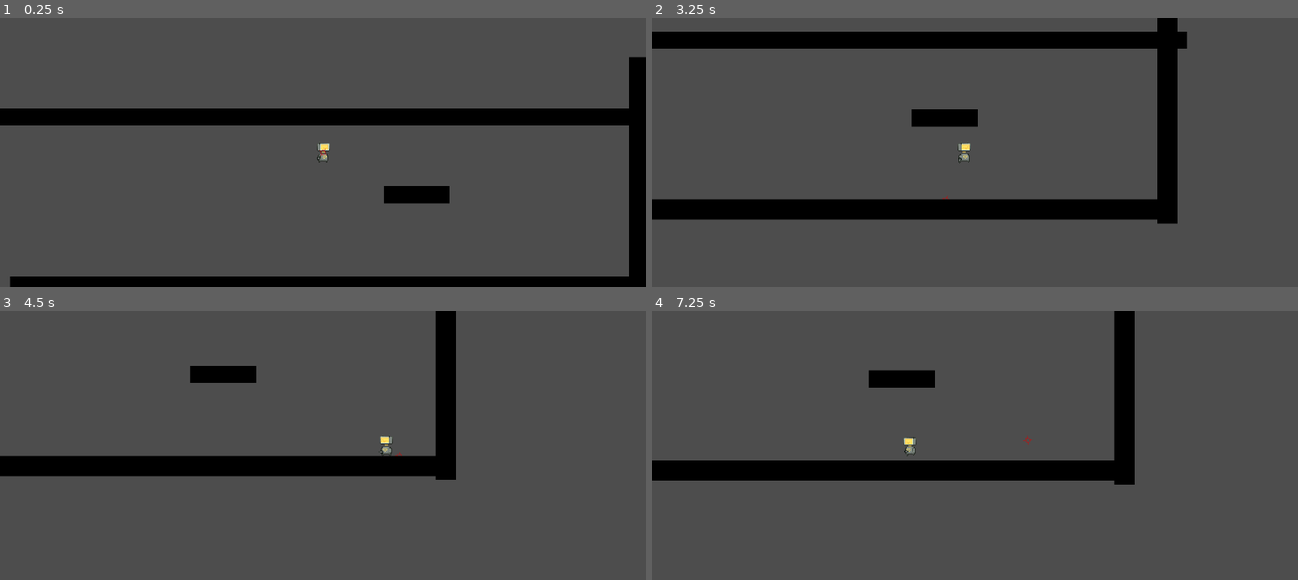
Above: before the commit, frames 1-4 (two rows, left to right).
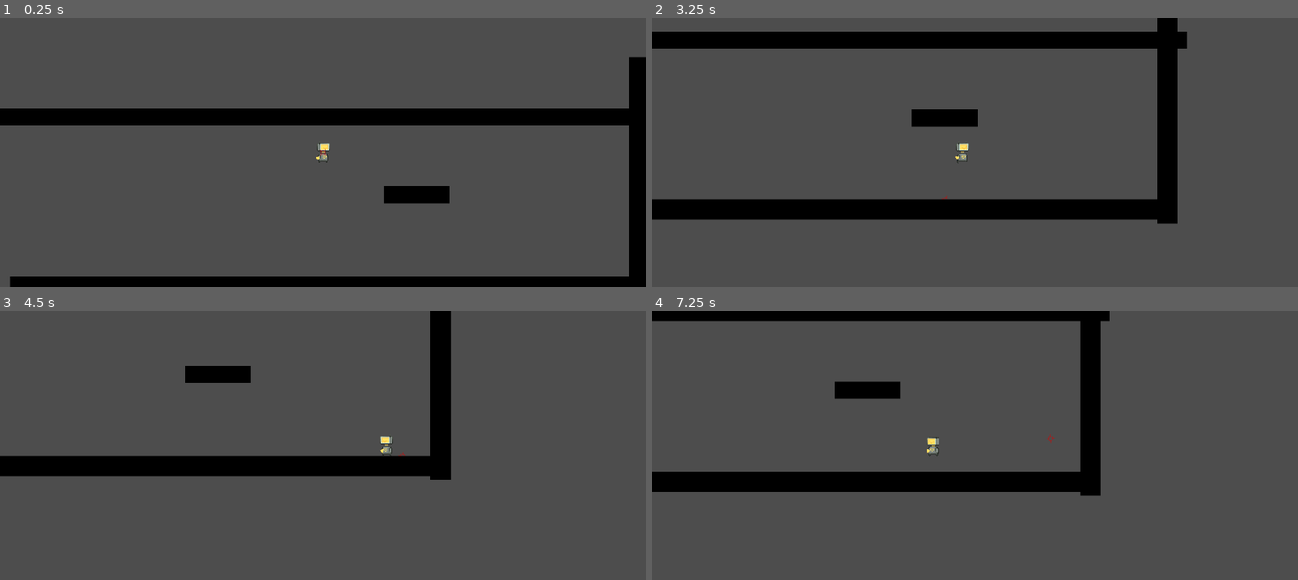
Above: after the commit, the same moments.

Repository: BenjaminWootten/speedjam-4
Game: Godot game, scene res://test_level.tscn
The game is run twice, just before and just after one commit, with the same random seed, the same clock (stepped at 60 frames per second) and the same inputs.
Inputs (mouse positions are in pixels of both pictures, inside the frame that each line leads up to):
- Up to frame 1 (0.25 s): no input
- Up to frame 2 (3.25 s): move the mouse to (1117, 139) at 0.52 s; hold D (right) 0.53-2.03 s; click (1117, 139) at 0.6 s; tap W (up) at 0.77, 1.52, 3.02 s; move the mouse to (845, 165) at 1.27 s; click (845, 165) at 1.35 s; move the mouse to (1039, 93) at 2.02 s; hold A (left) 2.03-2.78 s; click (1039, 93) at 2.1 s; move the mouse to (942, 206) at 2.77 s; hold D (right) from 2.78 s (still down); click (942, 206) at 2.85 s
- Up to frame 3 (4.5 s): move the mouse to (516, 485) at 3.52 s; click (516, 485) at 3.6 s; tap W (up) at 3.77 s; move the mouse to (129, 405) at 4.27 s; release D (right) at 4.28 s; hold A (left) from 4.28 s (still down); click (129, 405) at 4.35 s
- Up to frame 4 (7.25 s): tap W (up) at 4.52, 6.02, 6.77 s; move the mouse to (1007, 445) at 5.02 s; release A (left) at 5.03 s; hold D (right) 5.03-5.78 s; click (1007, 445) at 5.1 s; move the mouse to (878, 378) at 5.77 s; hold A (left) from 5.78 s (still down); click (878, 378) at 5.85 s; move the mouse to (1117, 432) at 6.52 s; click (1117, 432) at 6.6 s

The runs differ from the first frame. In frame 1, less than 0.1% of the frame differs, in the area x 48-51%, y 48-53%; in frame 2, less than 0.1%; in frame 3, 1.1%; in frame 4, 14%, in the area x 0-75%, y 0-69%.

Commit message:
grapple animation added

Diff:
--- a/grapple.gd
+++ b/grapple.gd
@@ -2,14 +2,22 @@
 
 @onready var ray = $RayCast2D
 @onready var target = $target
+@onready var line = $Line2D
+@onready var hook_sprite = $hook
+@onready var animation_player = $AnimationPlayer
 
 const MAX_RAY_LENGTH = 400
+const ANIMATION_SPEED = 10
 
 var moveable = true
 var target_position
 
 func _process(delta):
 	if moveable:
+		# Animate hook to return to player
+		hook_sprite.global_position.x = move_toward(hook_sprite.global_position.x, self.global_position.x, ANIMATION_SPEED)
+		hook_sprite.global_position.y = move_toward(hook_sprite.global_position.y, self.global_position.y, ANIMATION_SPEED)
+
 		var mouse = get_global_mouse_position()
 		look_at(mouse)
 		# Change ray target position to mouse position unless past max length
@@ -25,6 +33,12 @@
 	# Move target to grapple point when grappling
 	else:
 		target.global_position = target_position
+		# Animate hook to target
+		hook_sprite.global_position.x = move_toward(hook_sprite.global_position.x, target_position.x, ANIMATION_SPEED)
+		hook_sprite.global_position.y = move_toward(hook_sprite.global_position.y, target_position.y, ANIMATION_SPEED)
+
+	# Update line
+	line.points[1] = hook_sprite.position
 
 func get_ray_collision_point():
 	# Return nothing if not colliding
--- a/grapple.tscn
+++ b/grapple.tscn
@@ -1,7 +1,7 @@
 [gd_scene load_steps=4 format=3 uid="uid://clto83m3jbc1q"]
 
 [ext_resource type="Script" path="res://grapple.gd" id="1_xok74"]
-[ext_resource type="Texture2D" uid="uid://cfpq1lnovgk8q" path="res://assets/robot/robot_hand.png" id="2_858tj"]
+[ext_resource type="Texture2D" uid="uid://1mq07svx7kve" path="res://assets/robot/grapple.png" id="2_mpt84"]
 [ext_resource type="Texture2D" uid="uid://cepmnvn0fewau" path="res://assets/UI/target.png" id="3_6t8q6"]
 
 [node name="grapple" type="Node2D"]
@@ -12,11 +12,17 @@
 target_position = Vector2(0, 200)
 collision_mask = 2
 
-[node name="Sprite2D" type="Sprite2D" parent="."]
+[node name="hook" type="Sprite2D" parent="."]
 texture_filter = 1
 rotation = 1.5708
-texture = ExtResource("2_858tj")
+scale = Vector2(0.3, 0.3)
+texture = ExtResource("2_mpt84")
 
 [node name="target" type="Sprite2D" parent="."]
 modulate = Color(0.882353, 0, 1, 0.537255)
 texture = ExtResource("3_6t8q6")
+
+[node name="Line2D" type="Line2D" parent="."]
+points = PackedVector2Array(0, 0, 0, 0)
+width = 1.0
+default_color = Color(0, 0, 0, 1)
--- a/robot.tscn
+++ b/robot.tscn
@@ -133,4 +133,4 @@
 shape = SubResource("CapsuleShape2D_2388t")
 
 [node name="grapple" parent="." instance=ExtResource("5_d5l8x")]
-position = Vector2(-6.5, 9.5)
+position = Vector2(-7.5, 8)
Binary file added: assets/robot/grapple.png
Not shown, added: assets/robot/grapple.png.import
